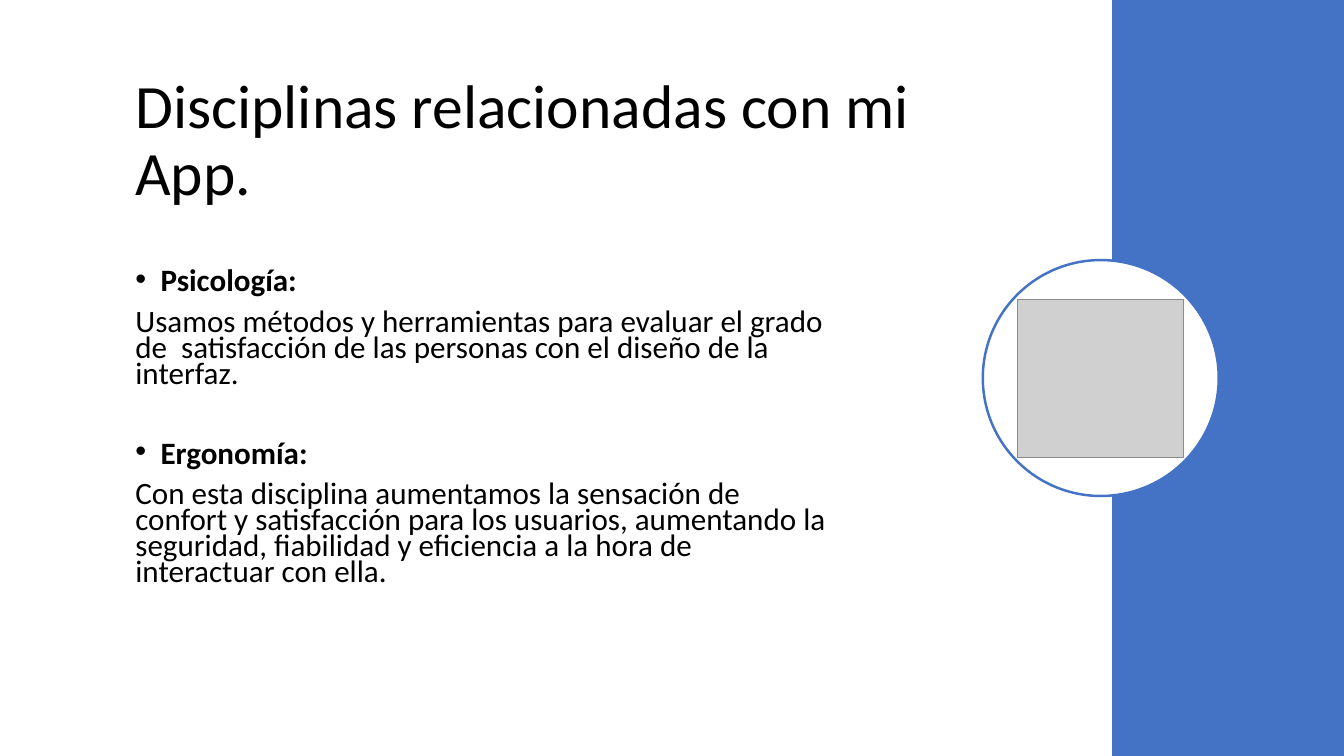
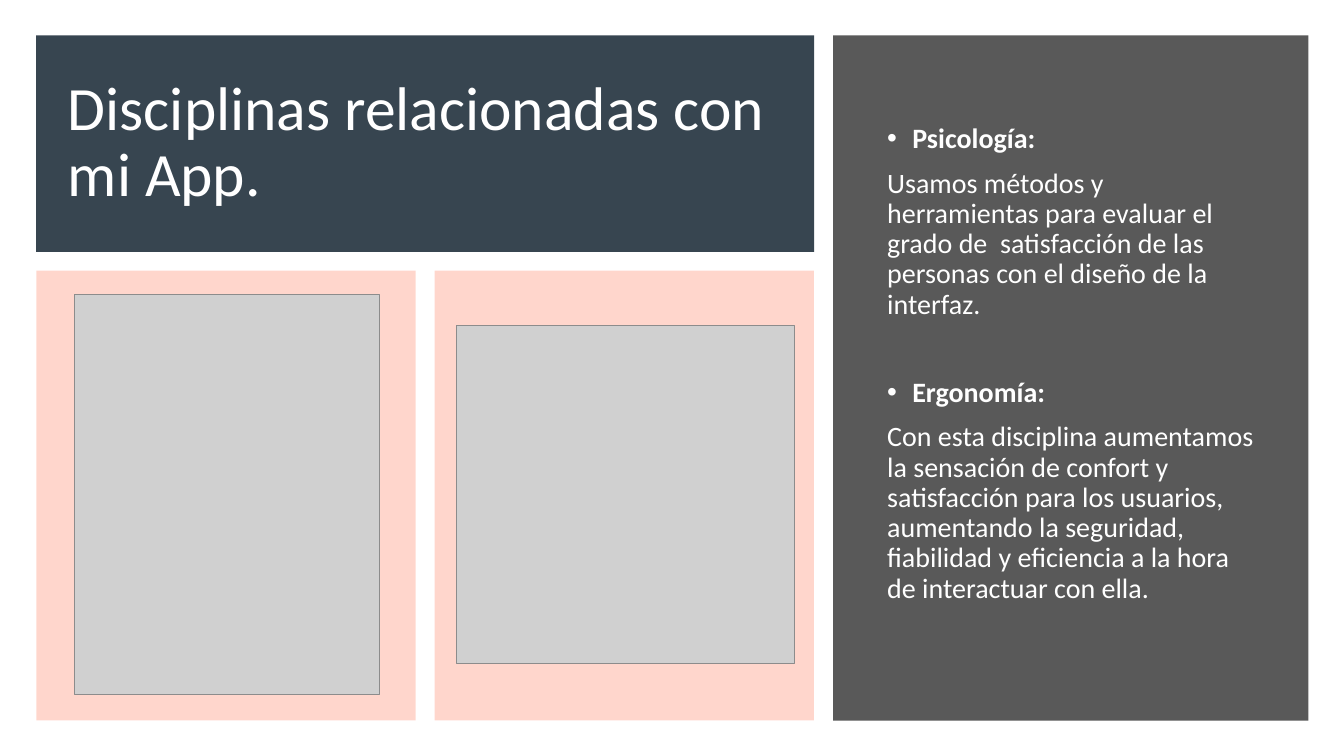
Before and after one commit to Jloen1999/tramitesPlanificaciones, a slide deck: slide 6 of estudios/UEX/Curso2/Asignaturas/IPO/Ejercicios/JoseLuisObiangEN_Ejercicio1-B.pptx. Drawn at 1344x756 pixels with LibreOffice and Linux fonts; fonts in the diff are those of the drawing; grey boxes stand for pictures. Boxes give left, top, right and bottom in pixels: in the first picture for what was removed or moved away, otherwise in the second. Text is boxed around its words. In the diff, an @@ line names an element or a change of style, - is before the commit and + after.

```diff
--- a/estudios/UEX/Curso2/Asignaturas/IPO/Ejercicios/JoseLuisObiangEN_Ejercicio1-B.pptx
+++ b/estudios/UEX/Curso2/Asignaturas/IPO/Ejercicios/JoseLuisObiangEN_Ejercicio1-B.pptx
@@ rectangle removed at box(1112, 0, 1344, 756) @@
@@ rectangle added at box(36, 35, 815, 252), fill #374550 @@
@@ title "Disciplinas relacionadas con mi App.": place and size @@
-title "Disciplinas relacionadas con mi App." at box(135, 85, 908, 205)
+title "Disciplinas relacionadas con mi App." at box(68, 87, 764, 206)
@@ title "Disciplinas relacionadas con mi App." at box(68, 87, 764, 206): text colour #000000 to #FFFFFF @@
@@ rectangle added at box(833, 35, 1309, 721), fill #595959 @@
@@ text "Psicología:": place and size @@
-text "Psicología:" at box(135, 269, 825, 583)
+text "Psicología:" at box(887, 128, 1254, 598)
@@ text "Psicología:" at box(887, 128, 1254, 598): size 22.2 to 20 pt, text colour #000000 to #FFFFFF; line spacing 0.7 to 0.9 @@
@@ ellipse removed at box(983, 260, 1219, 496) @@
@@ rectangle added at box(36, 270, 415, 720), fill #FF3600 at 20% opacity @@
@@ picture: place and size @@
-picture at box(1018, 299, 1185, 458)
+picture at box(75, 294, 379, 696)
@@ rectangle added at box(435, 270, 814, 720), fill #FF3600 at 20% opacity @@
@@ picture added at box(457, 326, 795, 663) @@
```
Also in this commit, not shown: 6 other slides changed, 1 other file.
